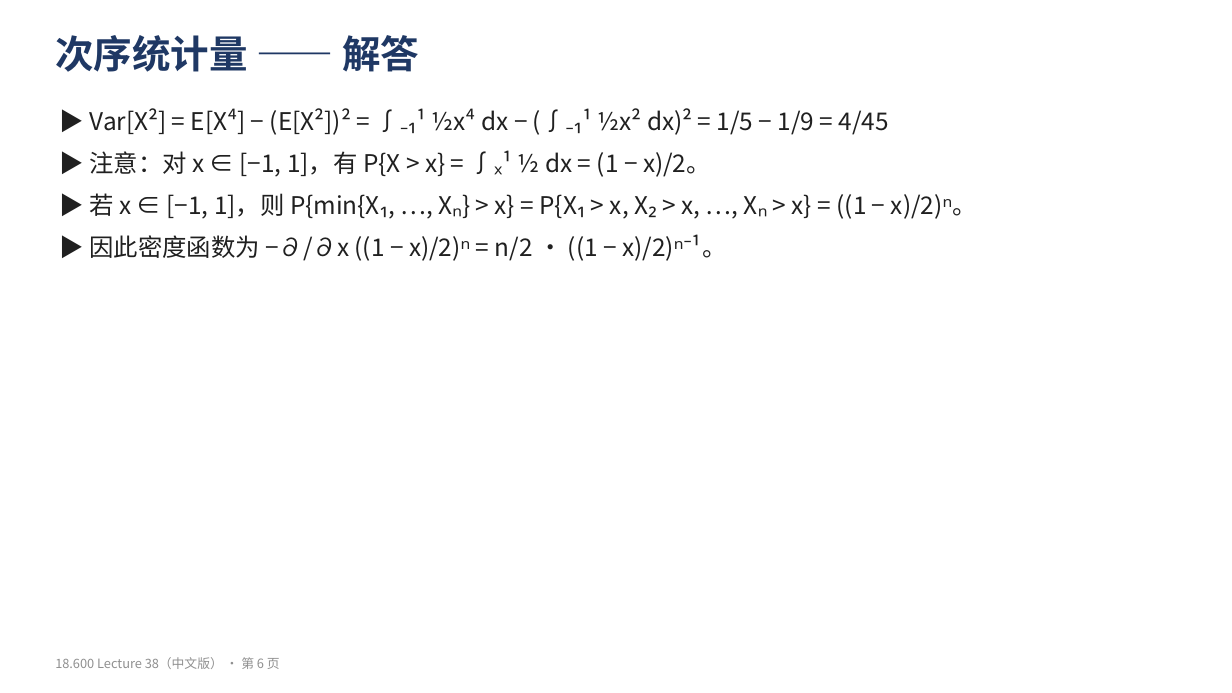
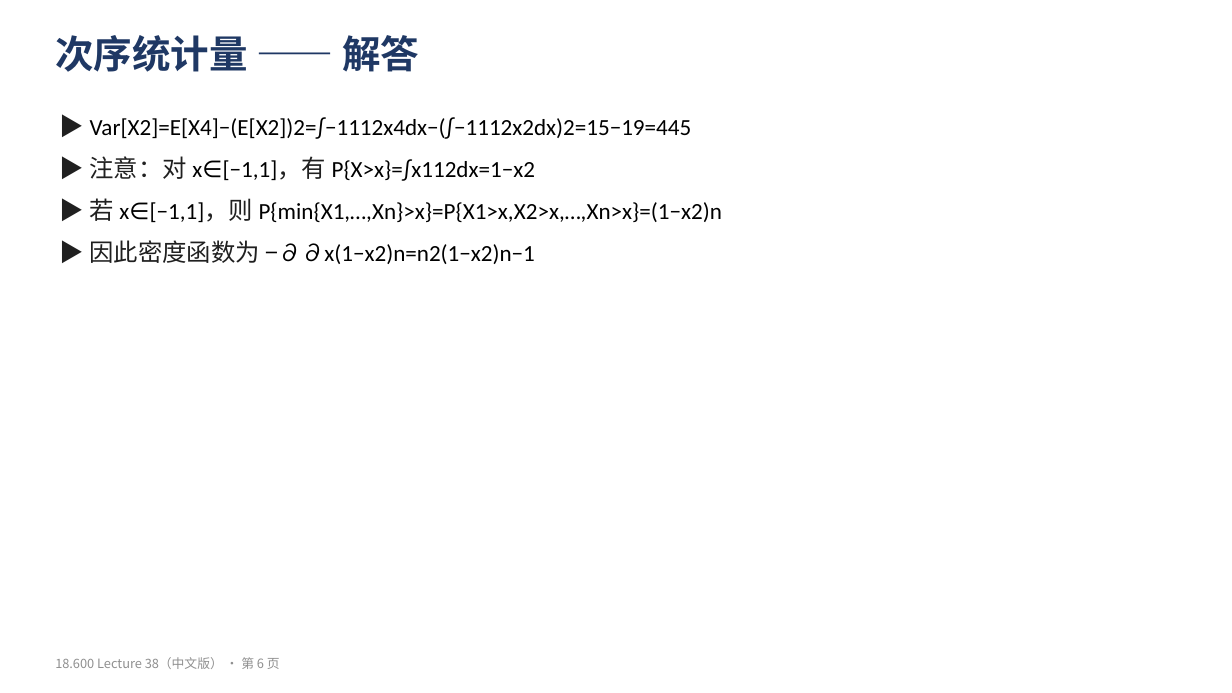
Before and after one commit to yuyangblue/note, a slide deck: slide 6 of 概率论与数理统计/原始材料/MIT18.600/中文版/Lecture38_复习练习_中文.pptx. Drawn at 1232x693 pixels with LibreOffice and Linux fonts; fonts in the diff are those of the drawing. Boxes give left, top, right and bottom in pixels: in the first picture for what was removed or moved away, otherwise in the second. Text is boxed around its words. In the diff, an @@ line names an element or a change of style, - is before the commit and + after.

```diff
--- a/概率论与数理统计/原始材料/MIT18.600/中文版/Lecture38_复习练习_中文.pptx
+++ b/概率论与数理统计/原始材料/MIT18.600/中文版/Lecture38_复习练习_中文.pptx
@@ text at (90,117,722,264): text changed; size 19 to 18 pt; font Noto Sans CJK SC to Calibri; text colour #202020 to #000000 @@
-▶ Var[X²] = E[X⁴] − (E[X²])² = ∫₋₁¹ ½x⁴ dx − (∫₋₁¹ ½x² dx)² = 1/5 − 1/9 = 4/45
-▶ 注意：对 x ∈ [−1, 1]，有 P{X > x} = ∫ₓ¹ ½ dx = (1 − x)/2。
-▶ 若 x ∈ [−1, 1]，则 P{min{X₁, …, Xₙ} > x} = P{X₁ > x, X₂ > x, …, Xₙ > x} = ((1 − x)/2)ⁿ。
-▶ 因此密度函数为 −∂/∂x ((1 − x)/2)ⁿ = n/2 · ((1 − x)/2)ⁿ⁻¹。
+▶ Var[X2]=E[X4]−(E[X2])2=∫−1112x4dx−(∫−1112x2dx)2=15−19=445
+▶ 注意：对 x∈[−1,1]，有 P{X>x}=∫x112dx=1−x2
+▶ 若 x∈[−1,1]，则 P{min{X1,…,Xn}>x}=P{X1>x,X2>x,…,Xn>x}=(1−x2)n
+▶ 因此密度函数为 −∂∂x(1−x2)n=n2(1−x2)n−1
```
Also in this commit, not shown: 13 other slides changed, 20 other files.
